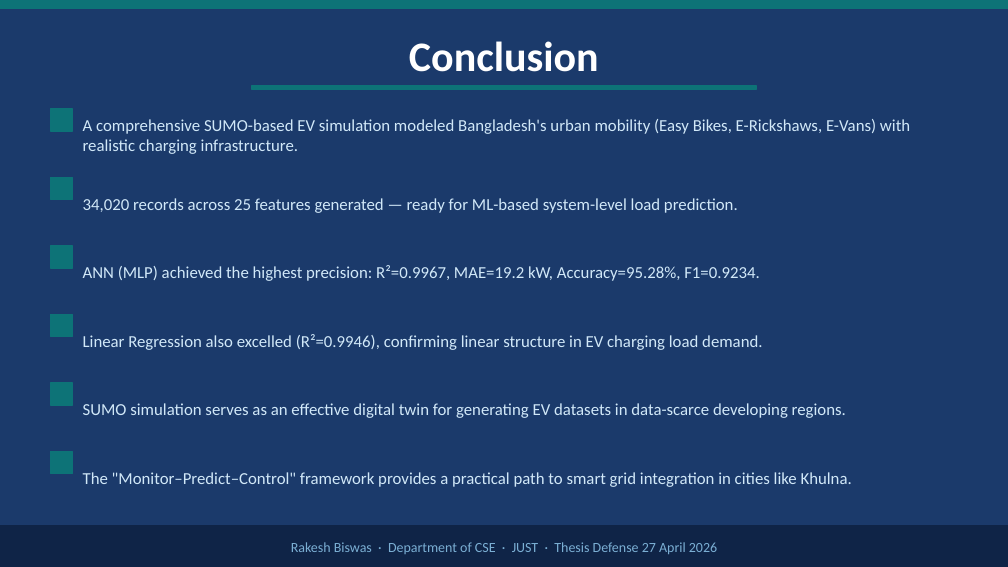
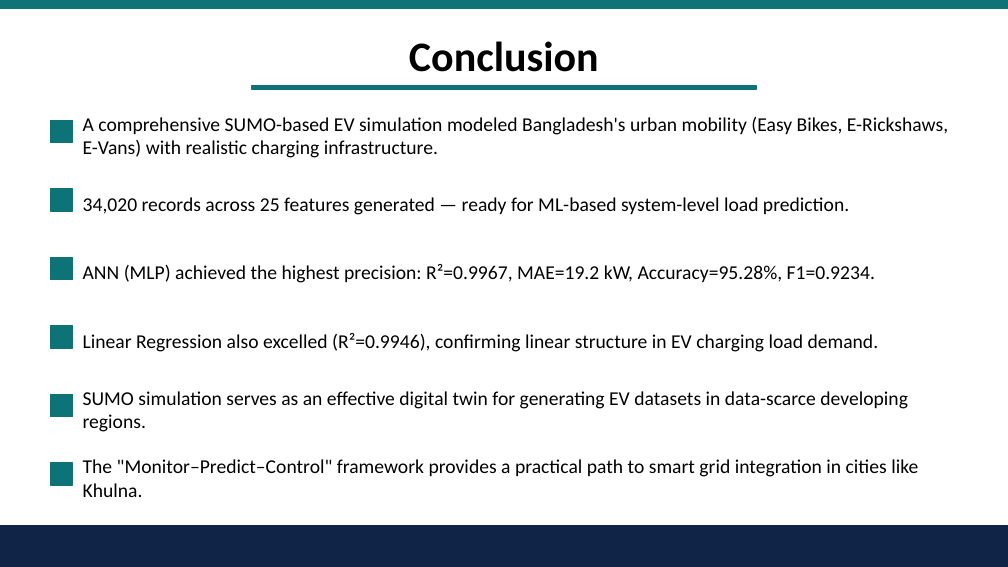
Before and after one commit to Rakesh01999/Research-Work-BPV, a slide deck: slide 21 of Thesis-Defense/defense/200112_Defense_Presentation.pptx (slide 19 before the commit). Drawn at 1008x567 pixels with LibreOffice and Linux fonts; fonts in the diff are those of the drawing. Boxes give left, top, right and bottom in pixels: in the first picture for what was removed or moved away, otherwise in the second. Text is boxed around its words. In the diff, an @@ line names an element or a change of style, - is before the commit and + after.

Commit message:
Dataset-Summary Table(in Report) updated and presentation edited

```diff
--- a/Thesis-Defense/defense/200112_Defense_Presentation.pptx
+++ b/Thesis-Defense/defense/200112_Defense_Presentation.pptx
@@ background #1B3A6B to #FFFFFF @@
@@ text "Conclusion" at [409, 41, 599, 72]: text colour #FFFFFF to #000000 @@
@@ 6 rectangles: place and size @@
-6 rectangles at [50, 109, 73, 474]
+6 rectangles at [50, 120, 73, 485]
@@ size 12 to 14 pt, text colour #D1E8F8 to #000000 in 6 elements at [83, 117, 948, 158], [83, 197, 849, 215], [83, 264, 875, 283], [83, 333, 879, 352], [83, 391, 908, 432], [83, 459, 918, 497] @@
@@ text removed at [291, 542, 717, 554] @@
-Rakesh Biswas · Department of CSE · JUST · Thesis Defense 27 April 2026
```
Also in this commit, not shown: 3 other slides changed, 2 slides added, 3 other files.
